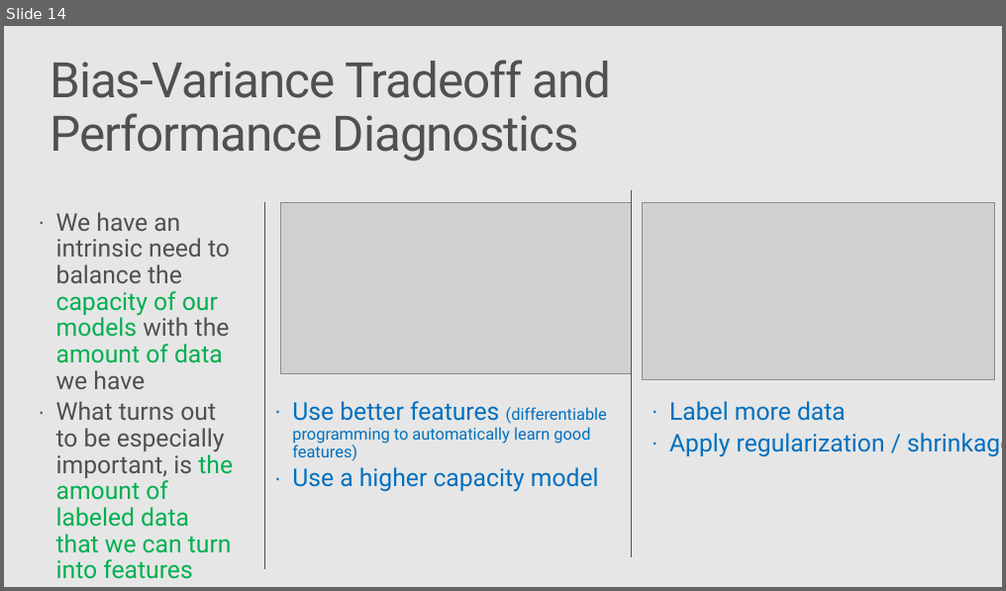
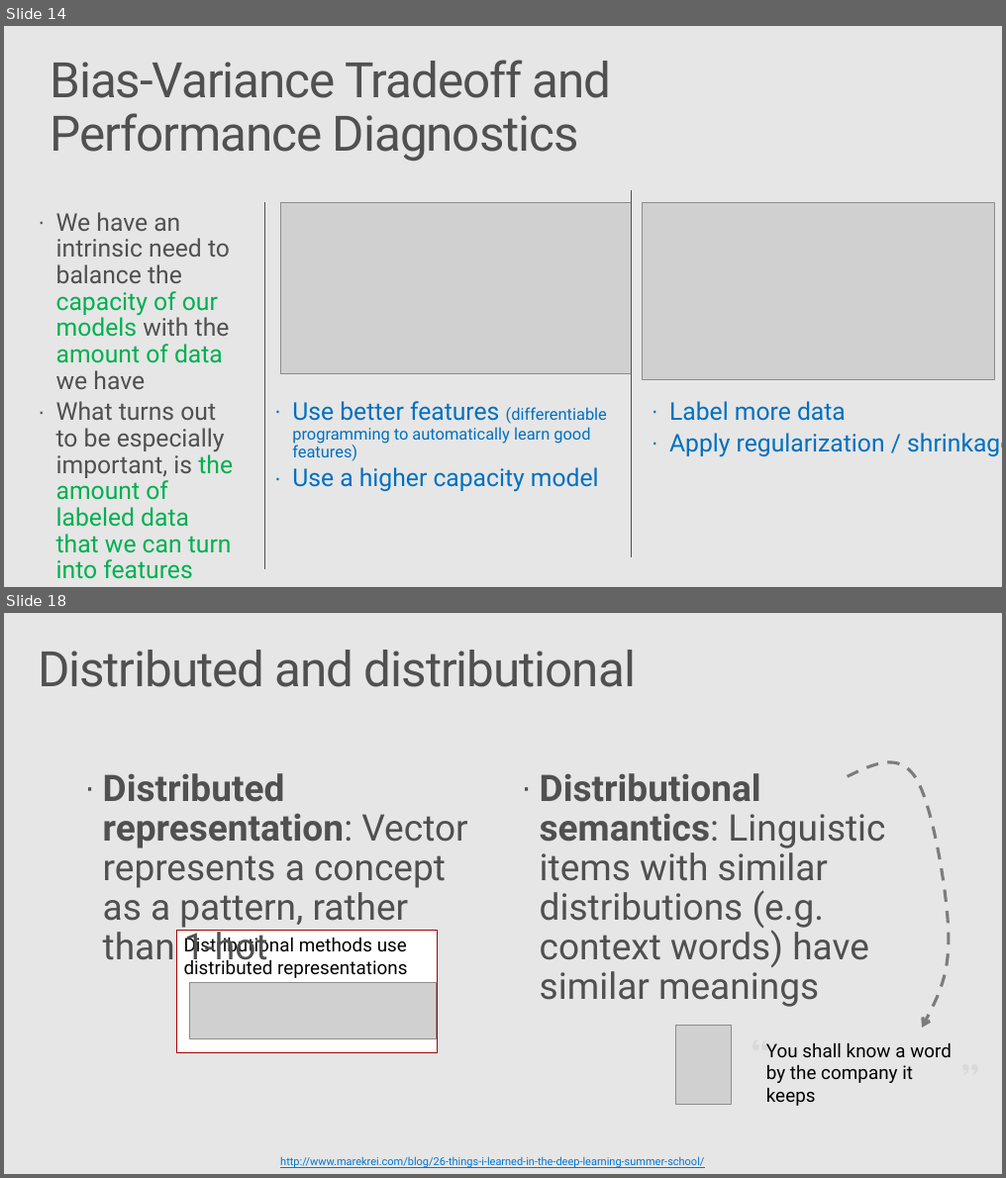
Before and after one commit to Azure/Strata2018, a slide deck: active_learning_workshop.pptx. Shown one above the other, each under a label of ours: slide 14 before the commit, slides 14 and 18 after it; the slides between them are not shown. The pictures are 1006x591 and 1006x1178 pixels, drawn with LibreOffice and Linux fonts; fonts in the diff are those of the drawing; grey boxes stand for pictures; background and template pictures are left out. Boxes give left, top, right and bottom in pixels: in the first picture for what was removed or moved away, otherwise in the second. Text is boxed around its words. In the diff, an @@ line names an element or a change of style, - is before the commit and + after.

```diff
--- a/active_learning_workshop.pptx
+++ b/active_learning_workshop.pptx
@@ slide 18 added at (4, 613, 1002, 1174), background #E6E6E6 @@
@@ title added at (38, 650, 636, 687), 48 pt, text #505050 @@
+Distributed and distributional
@@ text added at (103, 773, 467, 969), 36 pt, text #505050 @@
+· Distributed representation: Vector represents a concept as a pattern, rather than 1-hot
@@ text added at (540, 773, 885, 1007), 36 pt, text #505050 @@
+· Distributional semantics: Linguistic items with similar distributions (e.g. context words) have similar meanings
@@ freeform shape added at (847, 762, 948, 1029), outline #7C7C7C 3 pt dashed @@
@@ rectangle added at (176, 930, 438, 1054), fill #FFFFFF, outline #A80000 0.85 pt, 18.4 pt, text #000000 @@
+Distributional methods use distributed representations
@@ picture added at (190, 983, 436, 1040) @@
@@ group added at (676, 1022, 990, 1109): 3 texts, 1 picture @@
+“
+You shall know a word by the company it keeps
+”
@@ text added at (280, 1157, 704, 1168), 10.7 pt, text #0078D7, underline @@
+http://www.marekrei.com/blog/26-things-i-learned-in-the-deep-learning-summer-school/
```
Also in this commit, not shown: 1 slide changed, 13 other slides added.
